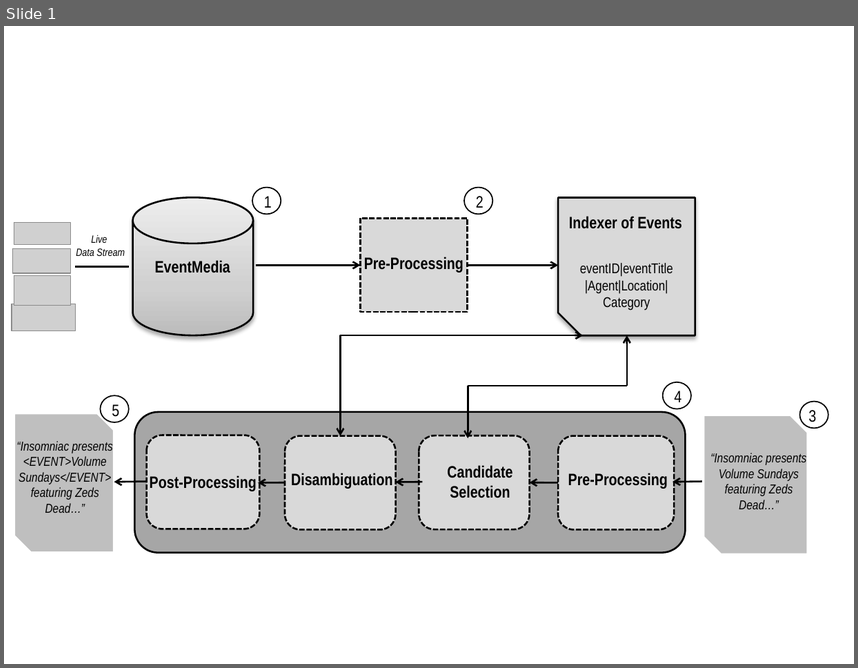
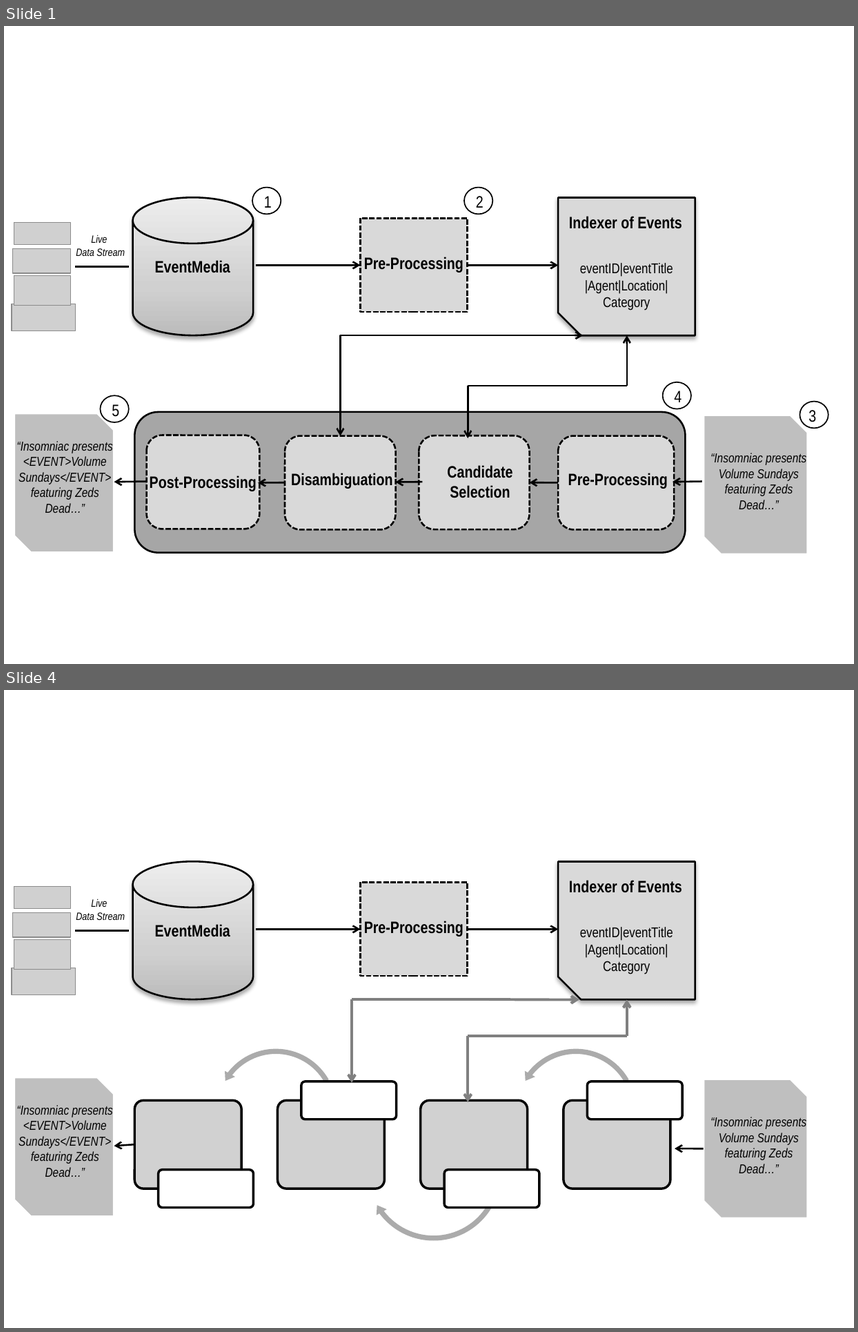
Before and after one commit to amark-india/eventspotter, a slide deck: paper/architecture_source.pptx. Shown one above the other, each under a label of ours: slide 1 before the commit, slides 1 and 4 after it; the slides between them are not shown. The pictures are 858x668 and 858x1332 pixels, drawn with LibreOffice and Linux fonts; fonts in the diff are those of the drawing; grey boxes stand for pictures. Boxes give left, top, right and bottom in pixels: in the first picture for what was removed or moved away, otherwise in the second. Text is boxed around its words. In the diff, an @@ line names an element or a change of style, - is before the commit and + after.

```diff
--- a/paper/architecture_source.pptx
+++ b/paper/architecture_source.pptx
@@ slide 4 added at (4, 690, 854, 1328), background #FFFFFF @@
@@ cylinder added at (132, 862, 253, 999), fill gradient #BDBDBD to #D1D1D1 to #EEEEEE, outline #000000 1.5 pt @@
@@ snip rect added at (558, 862, 695, 999), fill #D9D9D9, outline #000000 1.5 pt @@
@@ picture added at (14, 887, 71, 909) @@
@@ rectangle added at (360, 882, 467, 976), fill #D9D9D9, outline #000000 1.5 pt dashed @@
@@ text added at (569, 880, 682, 893), 14 pt, text #000000, bold @@
+Indexer of Events
@@ picture added at (12, 913, 70, 938) @@
@@ text added at (76, 899, 125, 920), 9 pt, text #000000, italic @@
+Live
+Data Stream
@@ line added from (75, 931) to (129, 931), #000000 1.5 pt @@
@@ text added at (155, 924, 230, 937), 14 pt, text #000000, bold @@
+EventMedia
@@ arrow added from (256, 929) to (360, 929), #000000 1.5 pt @@
@@ text added at (364, 920, 464, 936), 14 pt, text #000000, bold @@
+Pre-Processing
@@ arrow added from (467, 929) to (558, 929), #000000 1.5 pt @@
@@ text added at (580, 927, 673, 974), 12 pt, text #000000 @@
+eventID|eventTitle
+|Agent|Location|
+Category
@@ picture added at (14, 939, 71, 969) @@
@@ picture added at (12, 968, 75, 995) @@
@@ arrow added from (352, 999) to (352, 1083), #808080 2.25 pt @@
@@ line added from (352, 999) to (510, 999), #808080 2.25 pt @@
@@ arrow added from (489, 999) to (579, 999), #808080 2.25 pt @@
@@ arrow added from (627, 1035) to (627, 999), #808080 2.25 pt @@
@@ arrow added from (468, 1035) to (468, 1103), #808080 2.25 pt @@
@@ line added from (468, 1035) to (627, 1035), #808080 2.25 pt @@
@@ snip diag rect added at (14, 1077, 114, 1216), fill #BFBFBF, outline #FFFFFF 2 pt @@
@@ group added at (135, 1045, 682, 1243): 8 rounded rectangles, 2 left circular arrows, 1 circular arrow @@
@@ snip diag rect added at (704, 1078, 808, 1218), fill #BFBFBF, outline #FFFFFF 2 pt @@
@@ text added at (17, 1105, 113, 1176), 11 pt, text #000000, italic @@
+“Insomniac presents <EVENT>Volume Sundays</EVENT> featuring Zeds Dead…”
@@ text added at (711, 1116, 806, 1173), 11 pt, text #000000, italic @@
+“Insomniac presents Volume Sundays featuring Zeds Dead…”
@@ arrow added from (135, 1144) to (114, 1145), #000000 1.5 pt @@
@@ arrow added from (704, 1148) to (675, 1148), #000000 1.5 pt @@
```
Also in this commit, not shown: 3 other slides added.
